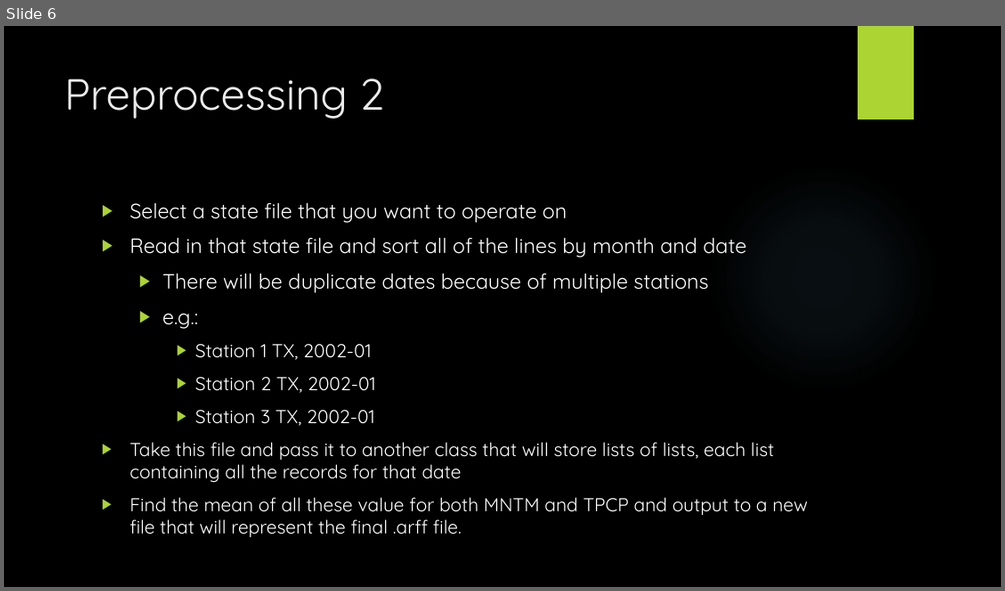
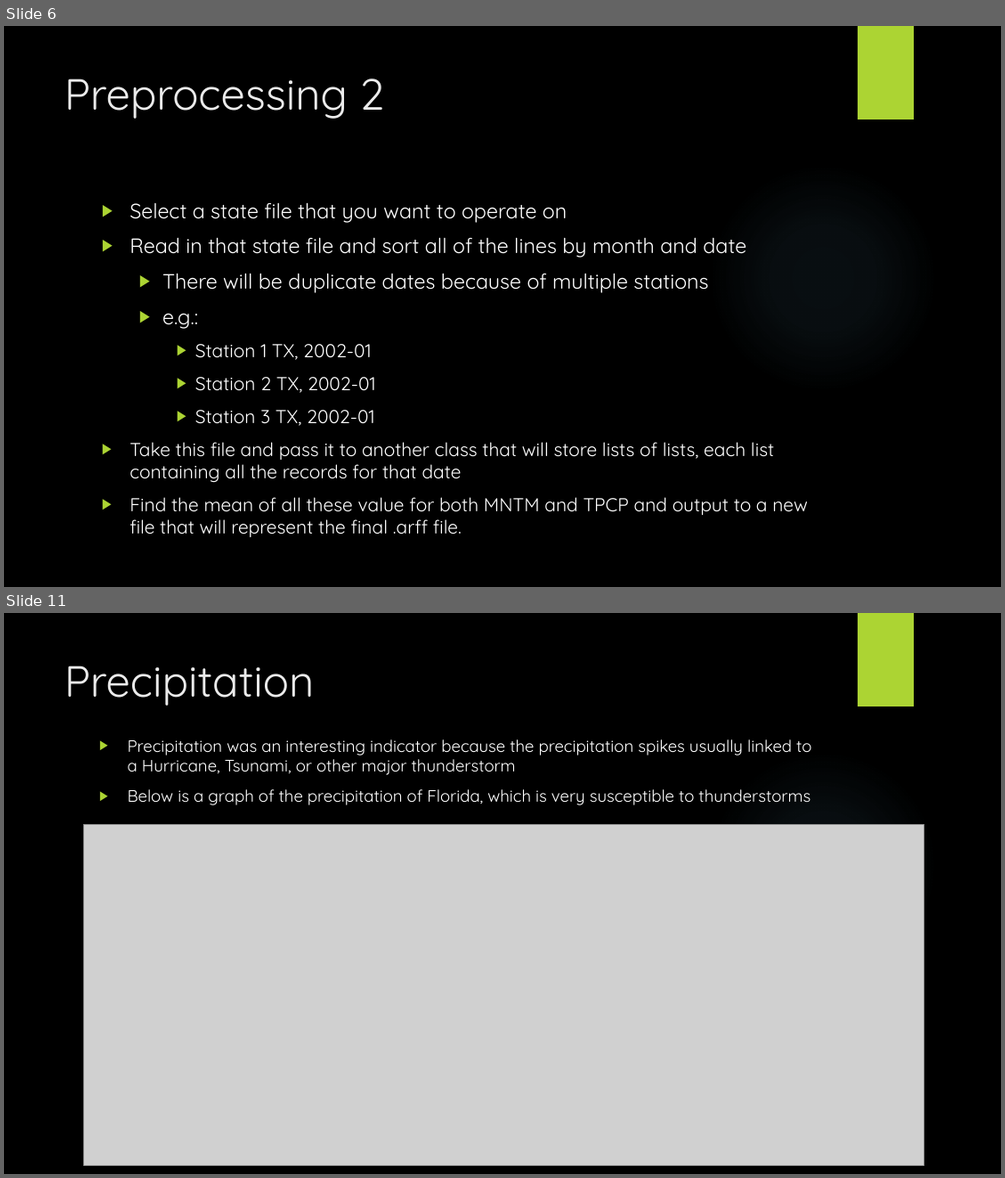
Before and after one commit to MeesterMarcus/DataMiningProject, a slide deck: Presentation/TrendsInWeather.pptx. Shown one above the other, each under a label of ours: slide 6 before the commit, slides 6 and 11 after it; the slides between them are not shown. The pictures are 1005x591 and 1005x1178 pixels, drawn with LibreOffice and Linux fonts; fonts in the diff are those of the drawing; grey boxes stand for pictures; background and template pictures are left out. Boxes give left, top, right and bottom in pixels: in the first picture for what was removed or moved away, otherwise in the second. Text is boxed around its words. In the diff, an @@ line names an element or a change of style, - is before the commit and + after.

```diff
--- a/Presentation/TrendsInWeather.pptx
+++ b/Presentation/TrendsInWeather.pptx
@@ slide 11 added at (4,613,1001,1174), background picture (left out); not listed: 2 template elements that a slide beside it also shows @@
@@ title added at (65,666,315,706), 42 pt, text #EBEBEB @@
+Precipitation
@@ text added at (128,739,811,805), 16 pt, text #FFFFFF @@
+▶ Precipitation was an interesting indicator because the precipitation spikes usually linked to a Hurricane, Tsunami, or other major thunderstorm
+▶ Below is a graph of the precipitation of Florida, which is very susceptible to thunderstorms
@@ picture added at (84,824,923,1165) @@
```
Also in this commit, not shown: 6 other slides added, 10 other files.
